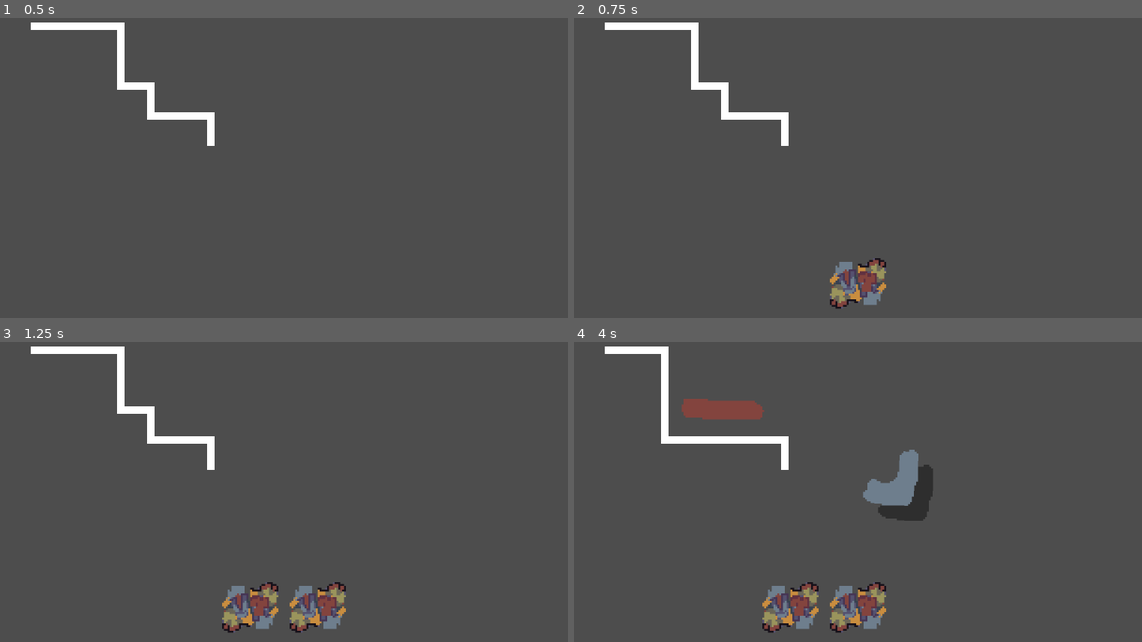
Above: before the commit, frames 1-4 (two rows, left to right).
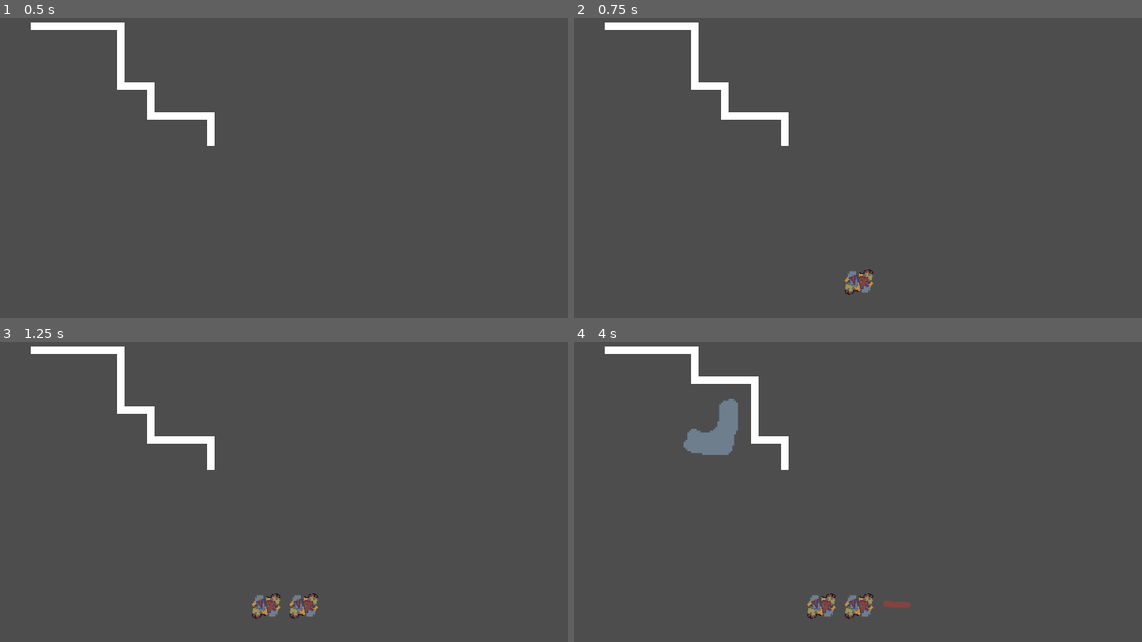
Above: after the commit, the same moments.

Repository: Gunturadhtya/GIMJAM-2026
Game: Godot game, scene res://Scene/Prototype/PrototypeScene.tscn
Same seed, same stepped clock (60 frames per second), same inputs: the game is played once before the commit and once after it. The engine's default icon, where the game draws it, is replaced by a stand-in: a white triangle on a blue panel in a dark square.
Inputs (mouse positions are in pixels of both pictures, inside the frame that each line leads up to):
- Up to frame 1 (0.5 s): no input
- Up to frame 2 (0.75 s): tap Enter (ui_accept) at 0.5 s; move the mouse to (994, 132) at 0.52 s; hold Right mouse button (place_item) from 0.53 s (still down); click (994, 132) at 0.67 s
- Up to frame 3 (1.25 s): keep holding Right mouse button (place_item); tap Enter (ui_accept) at 0.77 s
- Up to frame 4 (4 s): release Right mouse button (place_item) at 1.25 s; tap Enter (ui_accept) at 1.25, 2.75 s; drag from (823, 606) to (829, 540) at 1.27 s; move the mouse to (846, 606) at 2.02 s; hold Right mouse button (place_item) 2.03-2.75 s; click (846, 606) at 2.17 s; drag from (926, 606) to (681, 423) at 2.77 s; drag from (926, 606) to (892, 474) at 3.52 s

Frame 1 is identical in both runs. In frame 2, 1.1% of the frame differs, in the area x 45-55%, y 80-98%; in frame 3, 2.3%; in frame 4, 7.2%, in the area x 15-64%, y 1-98%.

Commit message:
feat: add tween and shadow into the trash inventory

Diff:
--- a/Scripts/UI/InventorySlot.gd
+++ b/Scripts/UI/InventorySlot.gd
@@ -1,29 +1,131 @@
 extends PanelContainer
 
 var icon: TextureRect
+var shadow: TextureRect
 @export var item_data: TrashShape
+
+# --- Animation Settings ---
+const HOVER_SCALE = Vector2(1.15, 1.15)
+const CLICK_SCALE = Vector2(0.9, 0.9)
+const NORMAL_SCALE = Vector2(1.0, 1.0)
+const TILT_SENSITIVITY = 0.08
+
+# Shadow Settings
+const SHADOW_COLOR = Color(0, 0, 0, 0.4)
+const MAX_SHADOW_OFFSET = Vector2(12, 12)
+
+var current_tween: Tween
 
 func setup(data: TrashShape):
 	item_data = data
+
+	# Setup the Shadow
+	shadow = TextureRect.new()
+	shadow.expand_mode = TextureRect.EXPAND_IGNORE_SIZE
+	shadow.stretch_mode = TextureRect.STRETCH_KEEP_ASPECT_CENTERED
+	shadow.texture = item_data.texture
+	shadow.modulate = SHADOW_COLOR
+	shadow.mouse_filter = Control.MOUSE_FILTER_IGNORE
+	add_child(shadow)
+
+	# Setup the Icon
 	icon = TextureRect.new()
-	icon.expand_mode = icon.EXPAND_KEEP_SIZE
-	icon.stretch_mode = icon.STRETCH_KEEP_ASPECT_CENTERED
+	icon.expand_mode = TextureRect.EXPAND_IGNORE_SIZE
+	icon.stretch_mode = TextureRect.STRETCH_KEEP_ASPECT_CENTERED
+	icon.texture = item_data.texture
 	add_child(icon)
-	icon.texture = item_data.texture
+
+	# Center Pivots
+	await get_tree().process_frame
+	_update_pivot()
+
+	set_process(false)
+
+	# Connect signals
+	icon.resized.connect(_update_pivot)
+
+func _ready():
+	mouse_entered.connect(_on_mouse_entered)
+	mouse_exited.connect(_on_mouse_exited)
+
+func _update_pivot():
+	# Update both pivots
+	if icon: icon.pivot_offset = icon.size / 2.0
+	if shadow: shadow.pivot_offset = shadow.size / 2.0
+
+# --- The Juice ---
+
+func _on_mouse_entered():
+	if item_data == null: return
+	_animate_scale(HOVER_SCALE)
+	set_process(true)
+
+func _on_mouse_exited():
+	if item_data == null: return
+	_animate_scale(NORMAL_SCALE)
+
+	# Reset rotation
+	var tween = create_tween()
+	tween.set_parallel(true)
+	tween.tween_property(icon, "rotation_degrees", 0.0, 0.1)
+
+	set_process(false)
+
+	if shadow: shadow.position = Vector2.ZERO
 
 func _gui_input(event):
-	if event is InputEventMouseButton and event.button_index == MOUSE_BUTTON_LEFT and event.pressed:
-		if item_data == null: return
+	if event is InputEventMouseButton and event.button_index == MOUSE_BUTTON_LEFT:
+		if event.pressed:
+			_animate_scale(CLICK_SCALE)
+			if item_data:
+				var level = get_tree().get_first_node_in_group("LevelManager")
+				if level:
+					level.start_dragging_item(self)
+					# Hide both
+					icon.modulate.a = 0.0
+					shadow.modulate.a = 0.0
+		elif not event.pressed:
+			_animate_scale(HOVER_SCALE)
 
-		var level = get_tree().get_first_node_in_group("LevelManager")
-		if level:
-			level.start_dragging_item(self)
+func _animate_scale(target_scale: Vector2):
+	if current_tween: current_tween.kill()
 
-			icon.modulate.a = 0.0
+	current_tween = create_tween().set_trans(Tween.TRANS_BACK).set_ease(Tween.EASE_OUT)
+	current_tween.tween_property(icon, "scale", target_scale, 0.15)
 
+func _process(_delta):
+	if not icon or not shadow: return
+
+	# Calculate Tilt
+	var mouse_pos = icon.get_local_mouse_position()
+	var center = icon.size / 2.0
+	var dist = mouse_pos - center
+	var tilt_x = dist.x * TILT_SENSITIVITY
+
+	# Apply Tilt to Icon
+	icon.rotation_degrees = lerp(icon.rotation_degrees, tilt_x, 0.2)
+
+	# Calculate Lift
+	# Map scale 1.0 -> 0 offset, Scale 1.5 -> Max Offset
+	var lift_factor = (icon.scale.x - 1.0) * 2.0
+	lift_factor = clamp(lift_factor, 0.0, 1.0)
+
+	var target_shadow_offset = MAX_SHADOW_OFFSET * lift_factor
+
+	# Apply Inverse Tilt to Shadow
+	var parallax_offset = Vector2(tilt_x * -0.5, abs(tilt_x) * 0.2)
+
+	# Force Shadow Position (Overrides PanelContainer layout)
+	shadow.position = target_shadow_offset + parallax_offset
+
+# --- Standard Logic ---
 func show_item():
 	if icon:
 		icon.modulate.a = 1.0
+		shadow.modulate.a = 1.0
+		_animate_scale(NORMAL_SCALE)
+		icon.rotation = 0
+		shadow.position = Vector2.ZERO
 	else:
 		setup(item_data)
 		show_item()
